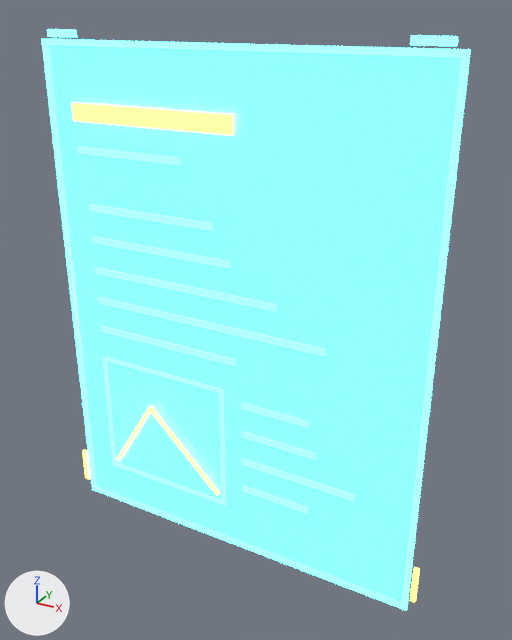
One commit to the glTF model assets/models/stations/holo_document.glb: the scene before it, then after it.
Camera for both pictures: a 50 mm camera at (0.493, -0.816, 0.829) aimed at (0.034, 0.019, 0.411). The lights are fixed; the arrows at lower left show +X, +Y and +Z. The picture after the commit comes second.

In view in the first picture: 'holo_document'.
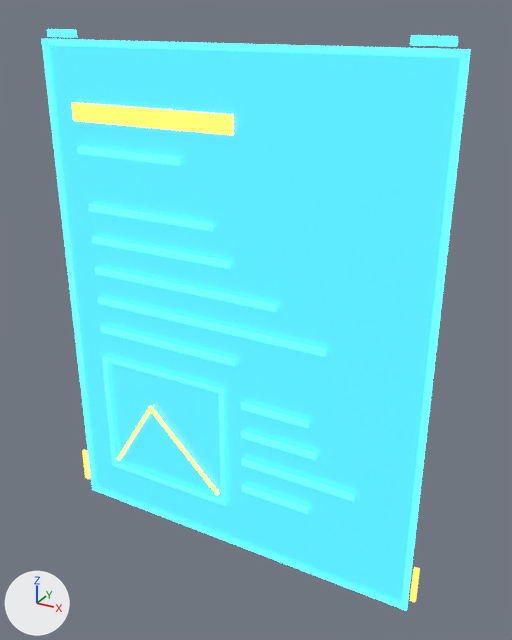
Pixel boxes (x1, y1, x2, y2) of what changed, in the pictures (512 x 640 px):
'holo_document', recoloured, surface changed: (41, 29, 471, 611) in both

The change in detail:
Material 'Holo' (mat_holo) changes colour from cyan #59e1ff to blue #277cff; in linear values from (0.1, 0.75, 1.0) to (0.02, 0.2, 1.0).
In material 'Holo' (mat_holo), alpha goes from 0.4 to 0.8.
In material 'Holo' (mat_holo), emission_color goes from (0.1, 0.7, 1.0) (cyan #59daff) to (0.03, 0.24, 1.0) (blue #3086ff).
In material 'GlowCyan' (mat_glowcyan), emission_strength goes from 8.0 to 2.6.
In material 'GlowOrange' (mat_gloworange), emission_strength goes from 6.0 to 2.4.
